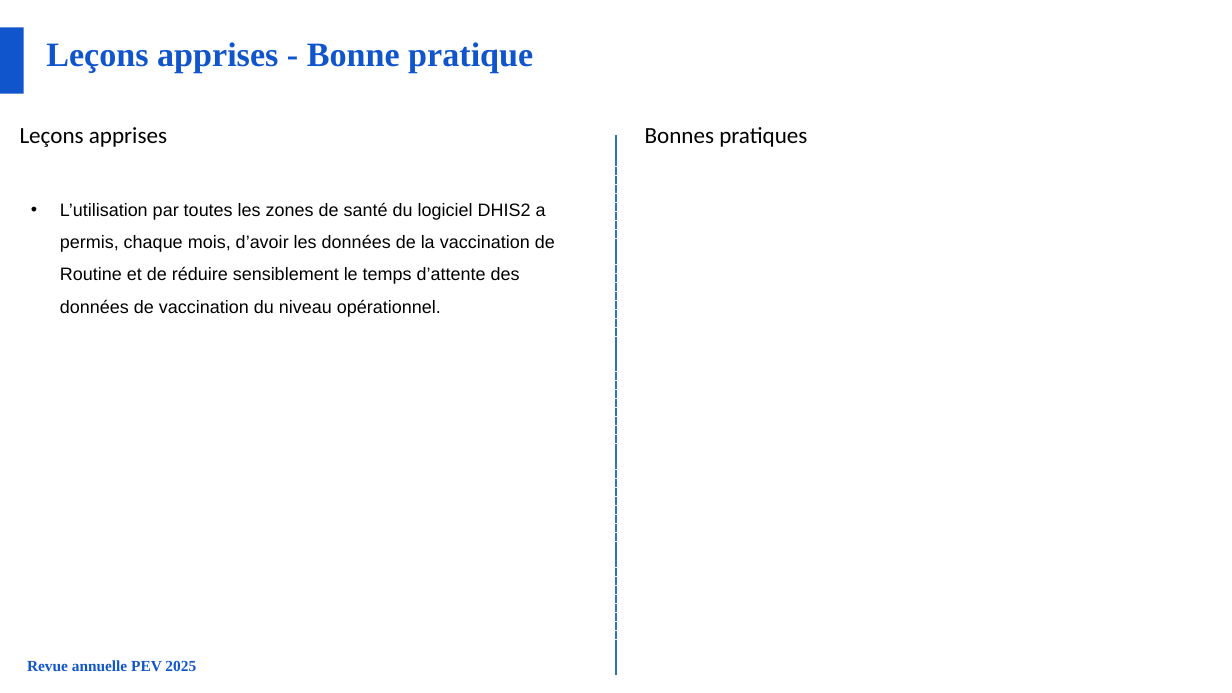
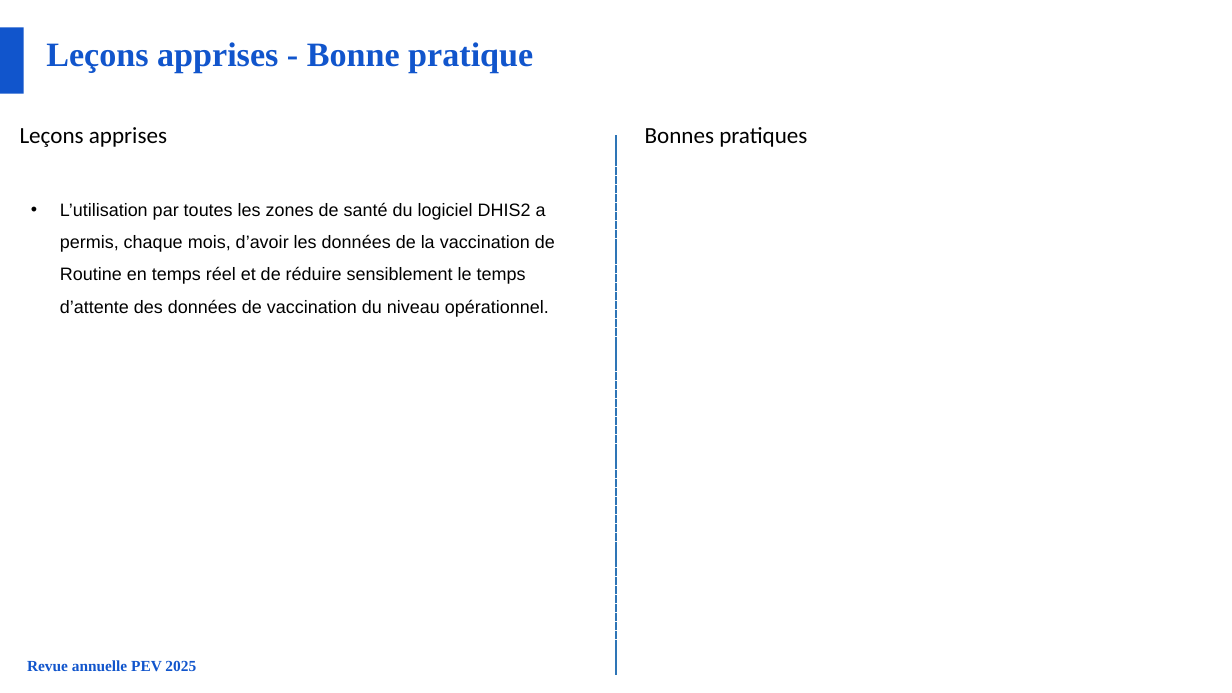
Before and after one commit to WHO-IST-CA/revue_annuelle, a slide deck: slide 23 of docs/epi/presentations/j1/Revue annuelle-PEV_qualité des données-14122025.pptx (slide 19 before the commit). Drawn at 1232x693 pixels with LibreOffice and Linux fonts; fonts in the diff are those of the drawing. Boxes give left, top, right and bottom in pixels: in the first picture for what was removed or moved away, otherwise in the second. Text is boxed around its words. In the diff, an @@ line names an element or a change of style, - is before the commit and + after.

```diff
--- a/docs/epi/presentations/j1/Revue annuelle-PEV_qualité des données-14122025.pptx
+++ b/docs/epi/presentations/j1/Revue annuelle-PEV_qualité des données-14122025.pptx
@@ text at (60, 202, 555, 317): text changed @@
-• L’utilisation par toutes les zones de santé du logiciel DHIS2 a permis, chaque mois, d’avoir les données de la vaccination de Routine et de réduire sensiblement le temps d’attente des données de vaccination du niveau opérationnel.
+• L’utilisation par toutes les zones de santé du logiciel DHIS2 a permis, chaque mois, d’avoir les données de la vaccination de Routine en temps réel et de réduire sensiblement le temps d’attente des données de vaccination du niveau opérationnel.
```
Also in this commit, not shown: 16 other slides changed, 6 slides added, 1 slide removed, 1 other file.
